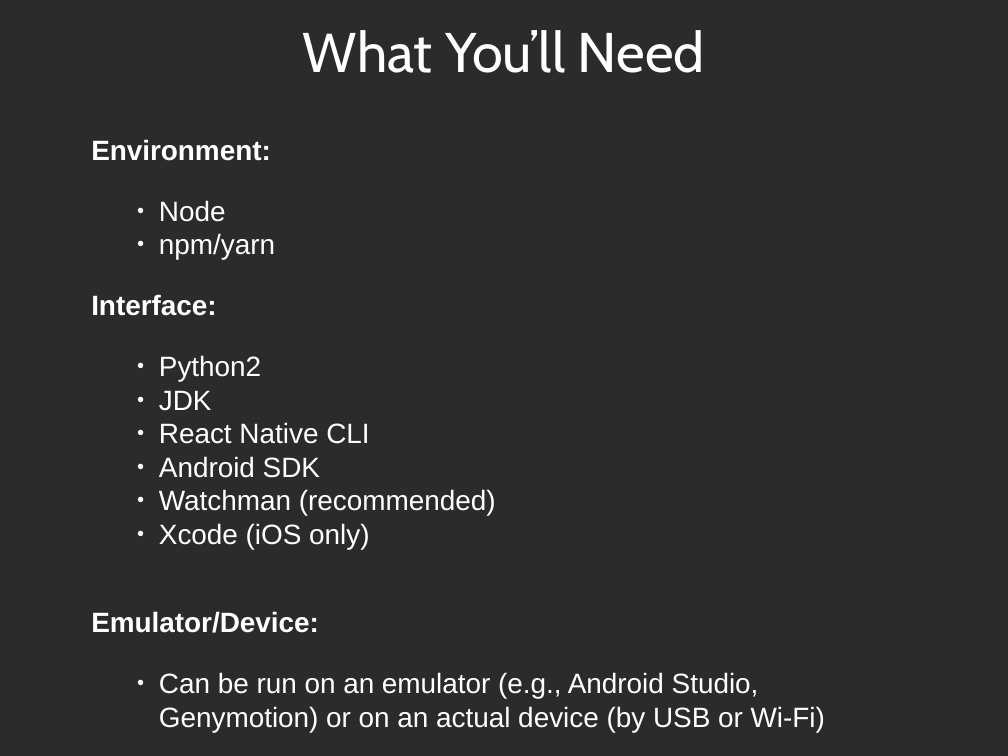
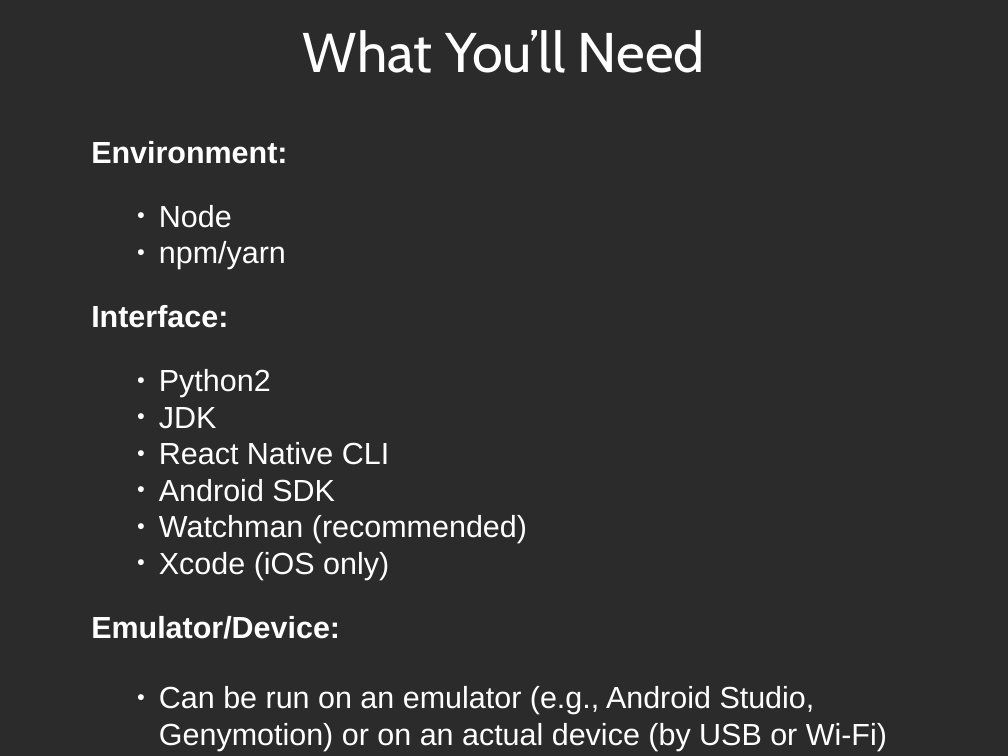
Before and after one commit to kevinsmithwebdev-zz/tvc, a slide deck: slide 2 of react-native/rn.odp. Drawn at 1008x756 pixels with LibreOffice and Linux fonts; fonts in the diff are those of the drawing; background and template pictures are left out; a plain dark background stands for a picture behind light text. Boxes give left, top, right and bottom in pixels: in the first picture for what was removed or moved away, otherwise in the second. Text is boxed around its words. In the diff, an @@ line names an element or a change of style, - is before the commit and + after.

```diff
--- a/react-native/rn.odp
+++ b/react-native/rn.odp
@@ text "Environment:" at box(91, 141, 887, 751): size 22 to 24 pt @@
```
Also in this commit, not shown: 6 other slides changed, 7 other files.
